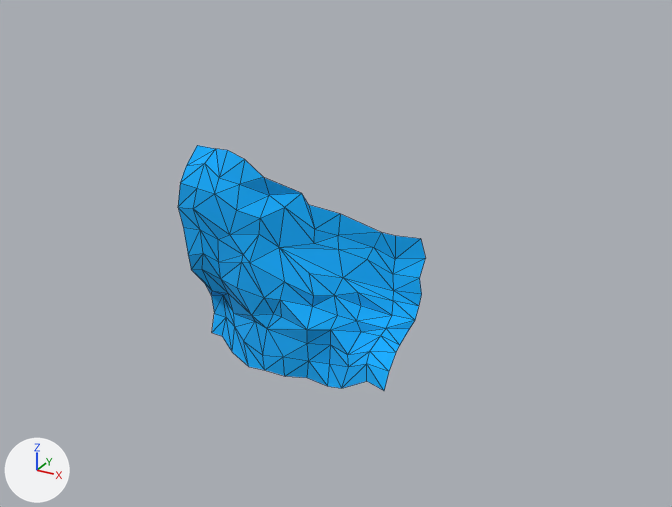
Before and after pictures for a commit that changed the Blender file Blender/QuickWorksWhereIDeleteShitWhenIDontNeedItMoreThanOnce.blend.
Rendered twice from a 50 mm lens placed at (3.71, -5.95, 3.19), pointed at (0.32, 0.21, 0.11). Every picture has the same lights, and +X, +Y and +Z are marked at lower left. Mesh edges are drawn as thin lines.

In view in the first picture: 'Note3'.
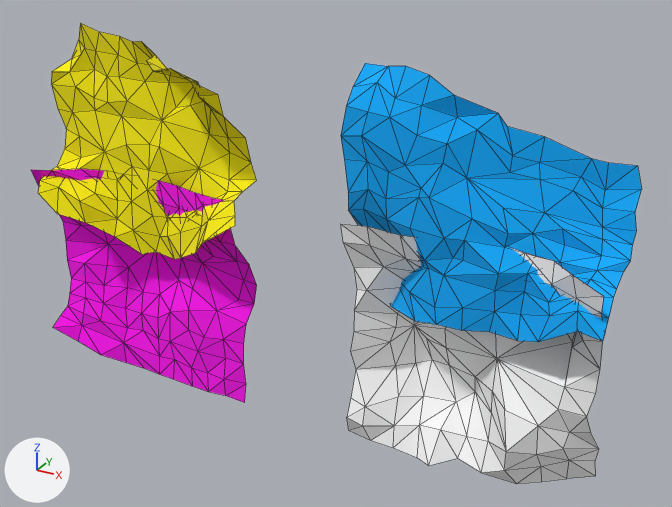
Changed parts and their boxes [x1, y1, x2, y2] in the pictures (672 x 507 px):
'Note3', moved: before [178, 145, 426, 391]; after [341, 63, 642, 342]
'Note4', added: after [340, 224, 606, 484]
'Note1', shown: after [38, 23, 257, 259]
'Note2', shown: after [31, 169, 257, 403]

The edits, one by one:
Material 'NeonWhite' (mat_neonwhite) is new.
Its base color is (1.0, 1.0, 1.0) (white #ffffff).
Its roughness is 1.0.
Mesh me_plane_007 is new.
It has 110 vertices, 178 faces and spans x -1.05..1.03, y -1.04..1.02, z -0.61..0.37.
It uses material mat_neonwhite (white #ffffff).
Object 'Note1' (ob_note1) moves from (0.0, 0.0, 0.0) to (-1.388, 0.0, 0.822).
Object 'Note1' (ob_note1) is now shown.
Object 'Note2' (ob_note2) moves from (0.0, 0.0, 0.0) to (-1.496, 0.0, -0.458).
Object 'Note2' (ob_note2) is now shown.
Object 'Note3' (ob_note3) moves from (0.0, 0.0, 0.0) to (1.594, 0.0, 0.865).
Object 'Note4' (ob_note4) is new; it shows me_plane_007.
Its location is (1.579, 0.0, -0.437).
Its rotation in degrees is (90, 0, 0).
